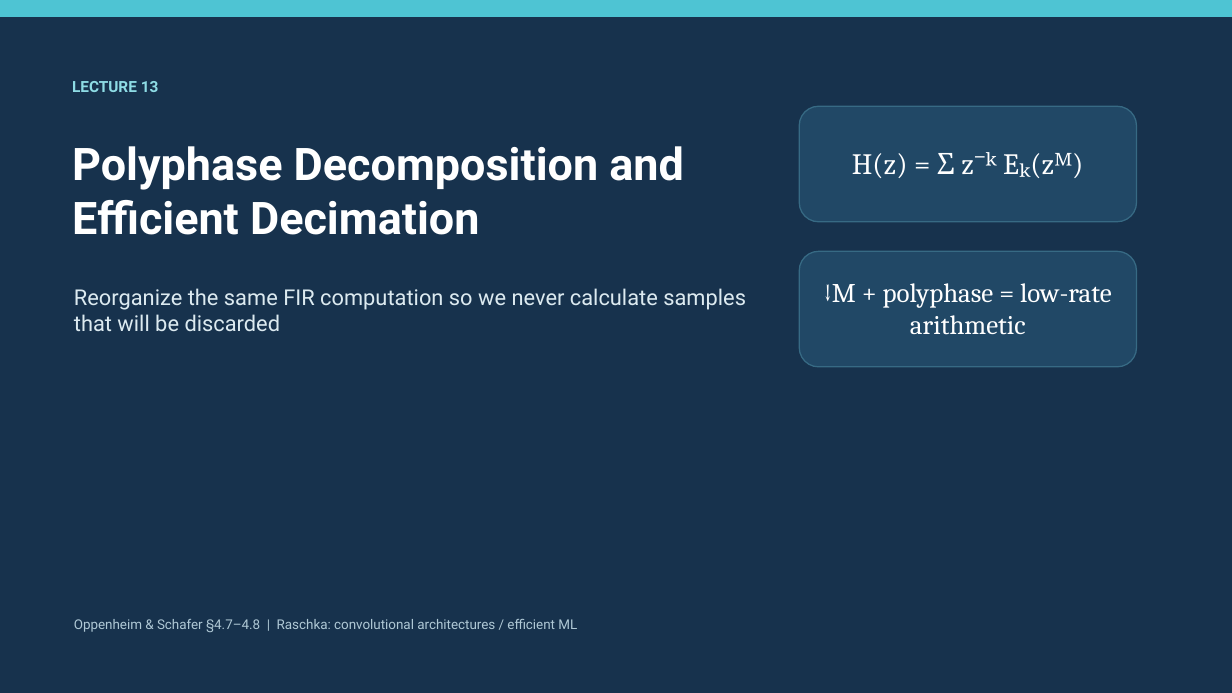
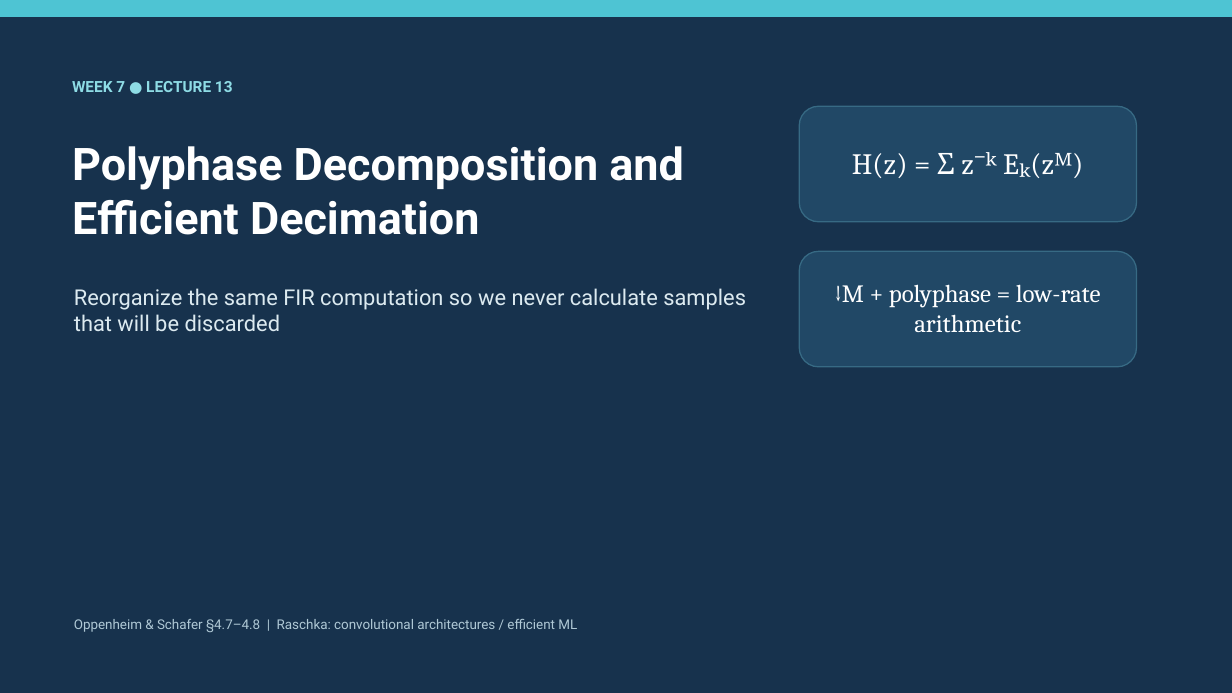
Before and after one commit to mathys2000/ecen45632_f26, a slide deck: slide 1 of python/CourseDesign/Week07e/Week7_Lecture13_Polyphase_Efficient_Decimation.pptx. Drawn at 1232x693 pixels with LibreOffice and Linux fonts; fonts in the diff are those of the drawing. Boxes give left, top, right and bottom in pixels: in the first picture for what was removed or moved away, otherwise in the second. Text is boxed around its words. In the diff, an @@ line names an element or a change of style, - is before the commit and + after.

```diff
--- a/python/CourseDesign/Week07e/Week7_Lecture13_Polyphase_Efficient_Decimation.pptx
+++ b/python/CourseDesign/Week07e/Week7_Lecture13_Polyphase_Efficient_Decimation.pptx
@@ text at (72,81,233,92): text changed @@
-LECTURE 13
+WEEK 7 ● LECTURE 13
@@ text "↓M + polyphase = low-rate ..." at (835,284,1101,333): size 21 to 19.4 pt @@
```
Also in this commit, not shown: 5 other slides changed, 2 slides added, 27 other files.
